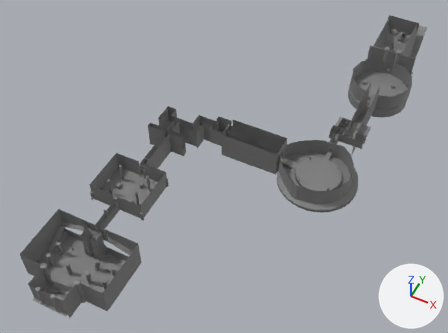
One commit to the FBX model src/Client/Resources/FBX/Server.FBX: the scene before it, then after it.
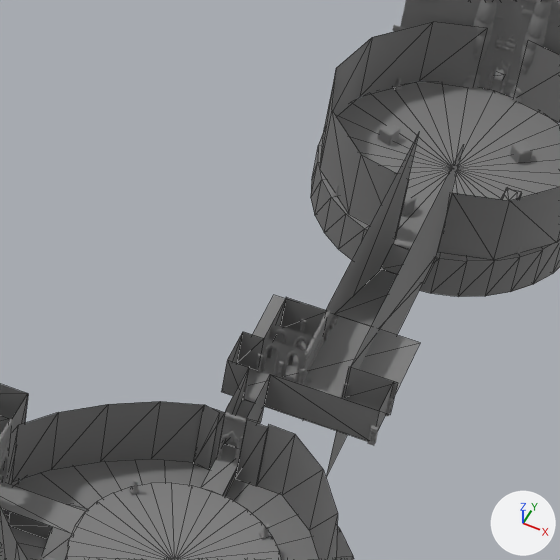
The first picture shows the older version from a camera (50 mm lens) standing at (248.0, -197.0, 450.0) and looking at (52.0, 195.0, -40.0). The close-ups show both versions on the part from 63% to 90% of the width and 16% to 52% of the height of that picture; other places that the commit changed are outside them. Arrows for +X, +Y and +Z are at lower right; the lights stay in place. The close-ups show mesh edges as thin lines. Where no turn or scale is listed for an object, it has been applied to the vertices.

Names of what the first close-up shows: 'SM_Boss_Room_Floor1', 'SM_Boss_Room_Floor2', 'SM_Ceiling_Round2', 'SM_Env_Wall_Alcove_Round_01_Texture1', 'SM_Env_Wall_Alcove_Round_01_Texture2', 'SM_Env_Wall_Alcove_Round_01_Texture5', 'SM_Env_Wall_Alcove_Round_01_Texture6', 'SM_Floor_Ceiling833', 'SM_Stairs34', 'SM_Wall209', 'SM_Wall210', 'SM_Wall224'.
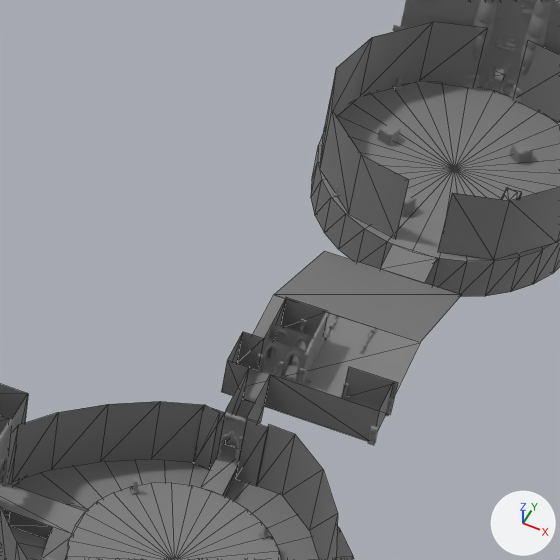
Where the change shows, as pixel boxes [x1, y1, x2, y2] in the close-ups (560 x 560 px):
'SM_Stairs34', moved, rescaled
    before: [334, 269, 397, 326]
    after: [274, 251, 461, 342]
'SM_Wall209', deleted
    before: [326, 146, 463, 477]
'SM_Wall210', deleted
    before: [325, 133, 419, 330]

The change, as a list of edits to the scene's bpy script:
```text
Remove ob_sm_wall210:
    ob_sm_wall210 = bpy.data.objects.new('SM_Wall210', me_sm_env_wall_01_texture)
    ob_sm_wall210.location = (156.9, 283.2, -38.9)
    ob_sm_wall210.rotation_euler = (0.0, 0.0, 1.571)  # degrees (0, 0, 90)
    ob_sm_wall210.scale = (0.136, 0.01, 0.0725)
Change ob_sm_stairs34:
    ob_sm_stairs34.location: (167.6, 293.1, -12.9) -> (177.5, 293.1, -12.9)
    ob_sm_stairs34.scale: (0.021, 0.109, 0.01) -> (0.07, 0.109, 0.01)
Remove ob_sm_wall209:
    ob_sm_wall209 = bpy.data.objects.new('SM_Wall209', me_sm_env_wall_01_texture)
    ob_sm_wall209.location = (167.7, 351.7, -39.0)
    ob_sm_wall209.rotation_euler = (0.0, 0.0, -1.571)  # degrees (0, 0, -90)
    ob_sm_wall209.scale = (0.167, 0.01, 0.0725)
```
